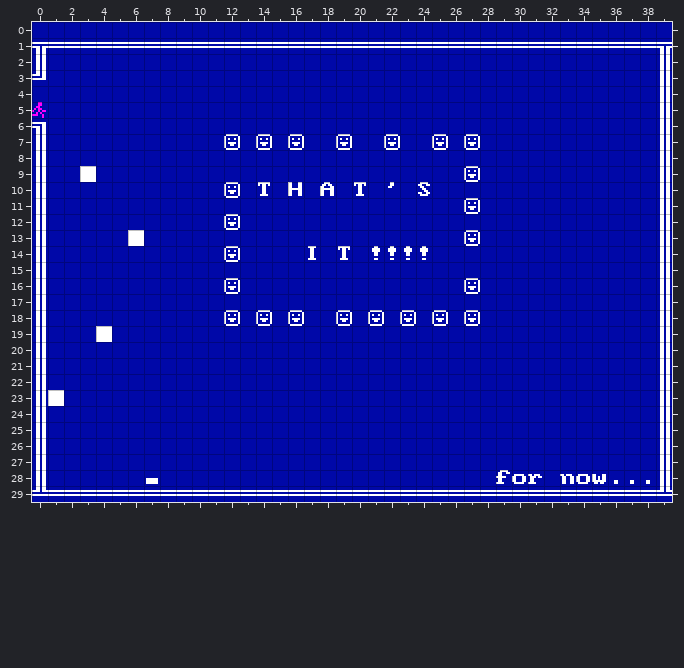
Level history. Tiled map (JSON): assets/map/kvn-long-map/room-end.tmj. The picture above was drawn from the file before the commit.
Cells are 8x8 px. Shown: x 0..39, y 0..29.
The result:
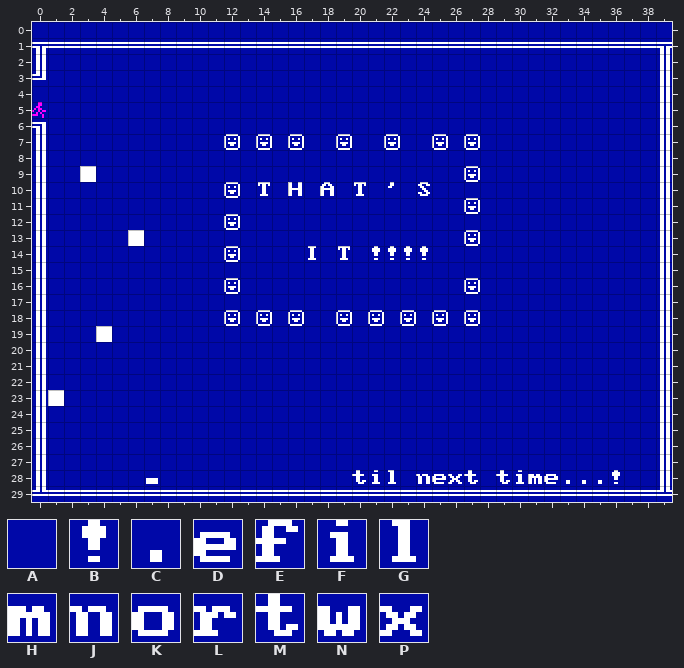
Key: from "bg": A 0, B 33, C 46, D 101, E 102, F 105, G 108, H 109, J 110, K 111, L 114, M 116, N 119, P 120.
_ is an empty cell.
Diff:
Layer "Tile Layer 1":
y 28: x 20..22 AAA -> MFG; x 24..27 AAAA -> JDPM; x 29..38 EKLAJKNCCC -> MFHDCCCBAA
Pixel boxes of the changes (left, top, right, bottom) in both pictures:
changed: (352, 470, 396, 484)
changed: (416, 470, 478, 484)
changed: (496, 470, 650, 484)
